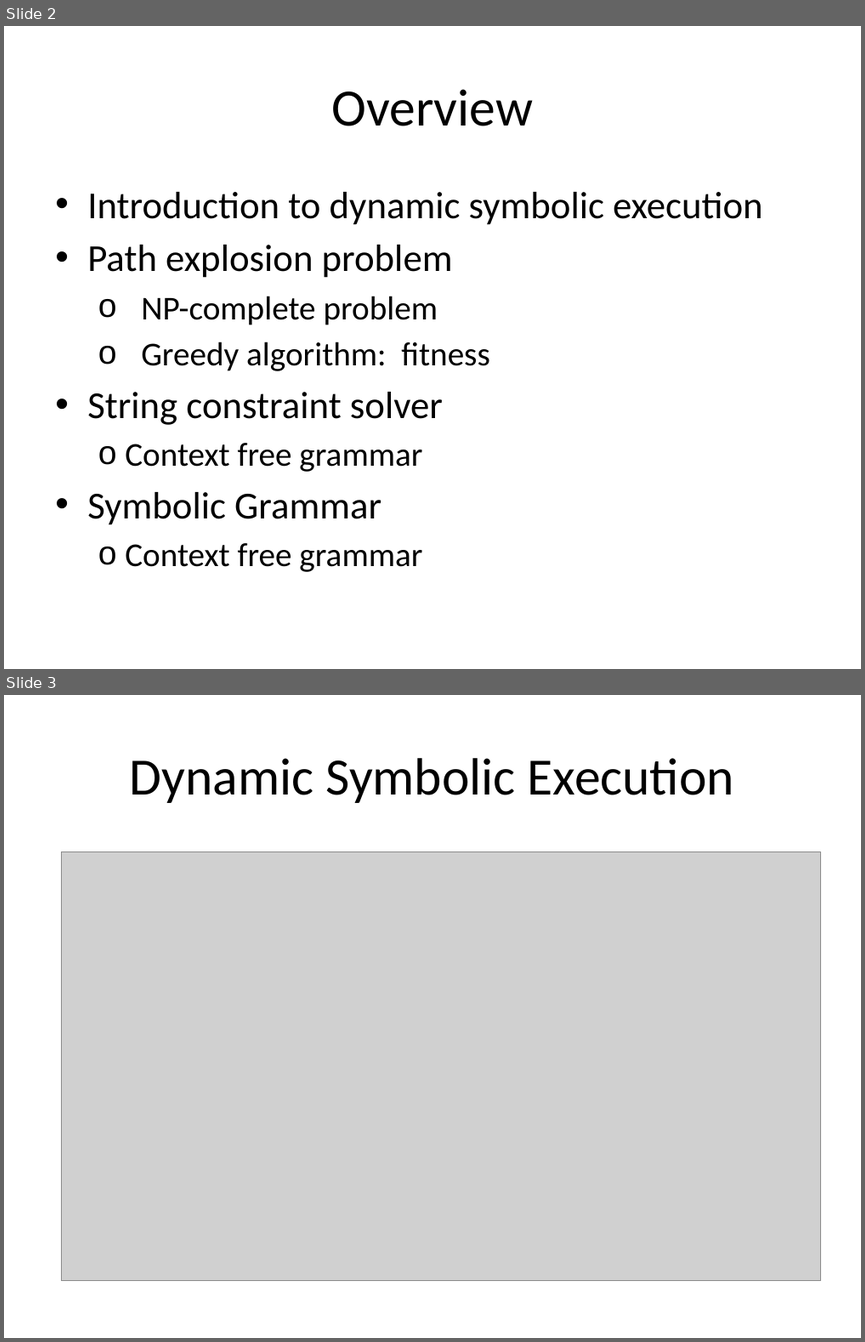
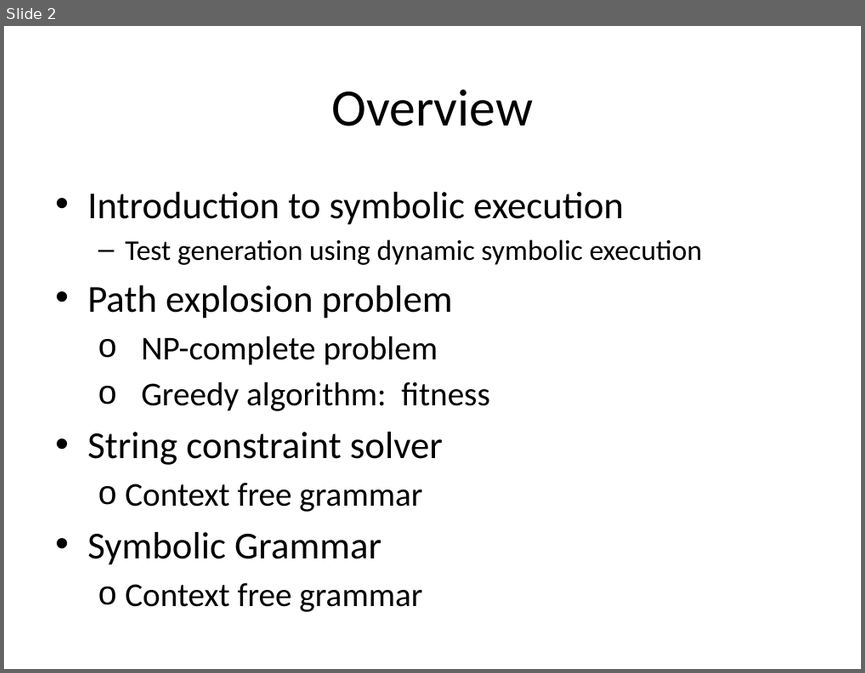
Before and after one commit to mentaman/cspat, a slide deck: Course/707 Theory of Computation/Fitness Guided Path Exploration in Automated Test Generation.pptx. Shown one above the other, each under a label of ours: slides 2 and 3 before the commit, slide 2 after it. The pictures are 865x1342 and 865x673 pixels, drawn with LibreOffice and Linux fonts; fonts in the diff are those of the drawing; grey boxes stand for pictures; background and template pictures are left out. Boxes give left, top, right and bottom in pixels: in the first picture for what was removed or moved away, otherwise in the second. Text is boxed around its words. In the diff, an @@ line names an element or a change of style, - is before the commit and + after.

```diff
--- a/Course/707 Theory of Computation/Fitness Guided Path Exploration in Automated Test Generation.pptx
+++ b/Course/707 Theory of Computation/Fitness Guided Path Exploration in Automated Test Generation.pptx
@@ slide 3 removed at (x1=4, y1=695, x2=861, y2=1338), background picture (left out) @@
@@ title removed at (x1=130, y1=758, x2=734, y2=803) @@
-Dynamic Symbolic Execution
@@ picture removed at (x1=62, y1=851, x2=821, y2=1280) @@
@@ slide 2 changed as well @@
@@ text at (x1=87, y1=192, x2=703, y2=265): text changed; size 32 to 24 pt @@
-• Introduction to dynamic symbolic execution
+• Introduction to symbolic execution
+  – Test generation using dynamic symbolic execution
```
Also in this commit, not shown: 6 other slides changed, 3 slides added, 1 other slide removed, 1 other file.
